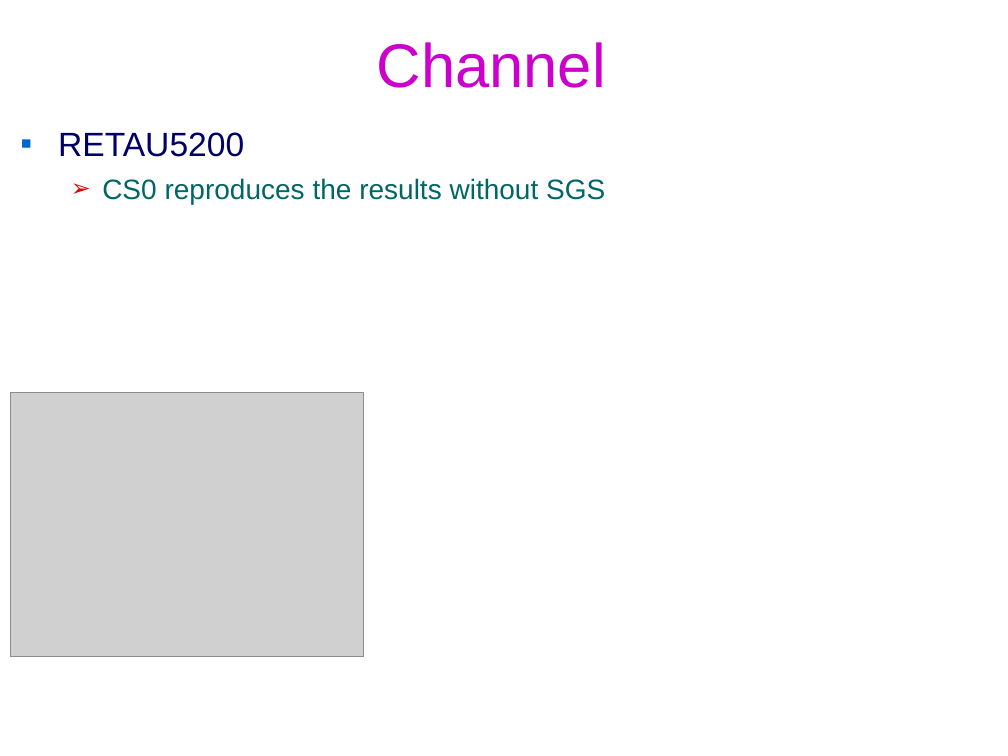
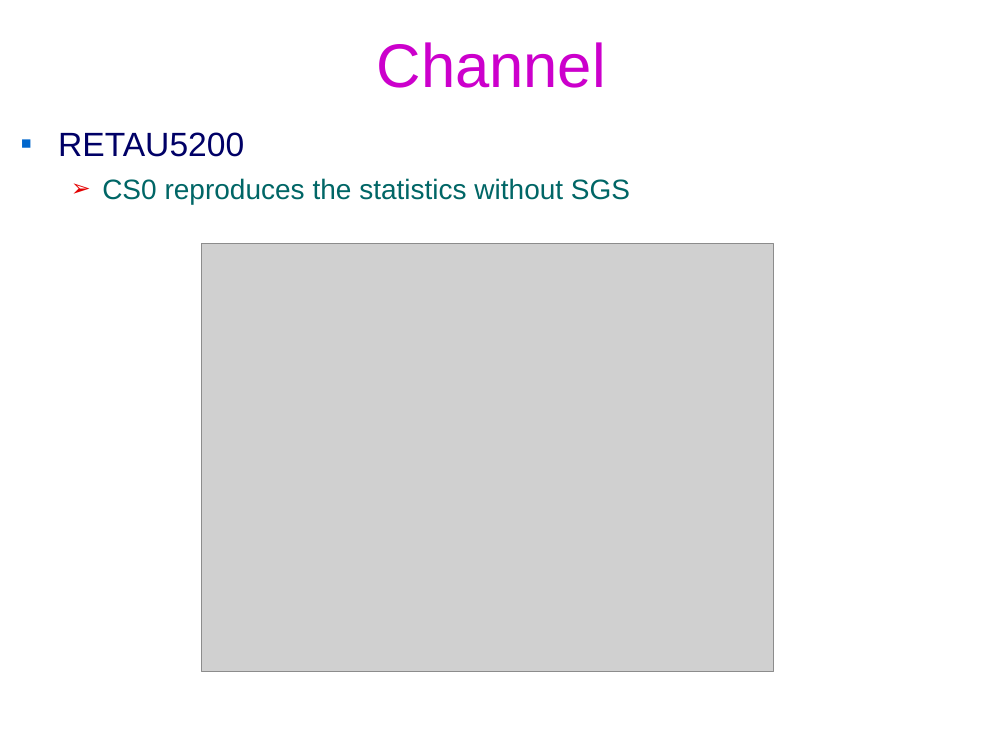
Before and after one commit to federicoVerolini/CaLES, a slide deck: slide 16 of docs/vv.pptx (slide 14 before the commit). Drawn at 1008x756 pixels with LibreOffice and Linux fonts; fonts in the diff are those of the drawing; grey boxes stand for pictures; background and template pictures are left out. Boxes give left, top, right and bottom in pixels: in the first picture for what was removed or moved away, otherwise in the second. Text is boxed around its words. In the diff, an @@ line names an element or a change of style, - is before the commit and + after.

```diff
--- a/docs/vv.pptx
+++ b/docs/vv.pptx
@@ text at box(102, 178, 630, 204): text changed @@
-  ➢ CS0 reproduces the results without SGS
+  ➢ CS0 reproduces the statistics without SGS
@@ picture: place and size @@
-picture at box(10, 393, 363, 657)
+picture at box(202, 244, 774, 672)
```
Also in this commit, not shown: 8 other slides changed, 5 slides added, 4 slides removed, 4 other files.
